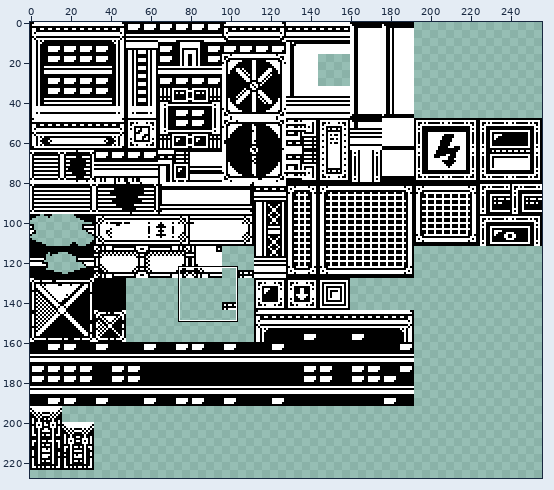
A sprite sheet gets an edit: Tilesets/tileset_001.png. The first picture is a wide view before the edit; the outline marks the close-up.
Close-up. Old version:
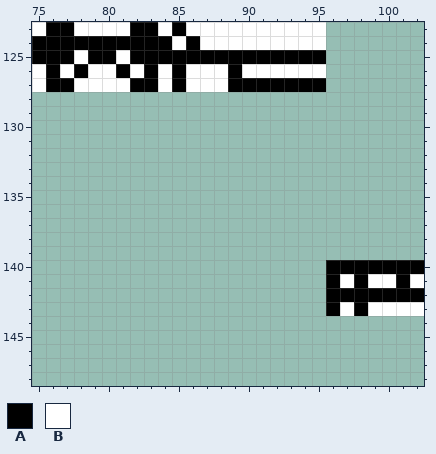
The file is 256x256 pixels. Shown: x 75..102, y 123..148. The wide view leaves out empty margins.
Palette (. is transparent): A #000000  B #ffffff
Pixels before, first column x 75:
123 BAABBBBAABABBBBBBBBBB.......
124 AAAAAAAAAABABBBBBBBBB.......
125 AAABAABAAAAAAAAAAAAAA.......
126 BABABBABABABBBABBBBBB.......
127 BAABBBBAABABBBAAAAAAA.......
128 ............................
129 ............................
130 ............................
131 ............................
132 ............................
133 ............................
134 ............................
135 ............................
136 ............................
137 ............................
138 ............................
139 ............................
140 .....................AAAAAAA
141 .....................ABABBAB
142 .....................AAAAAAA
143 .....................ABABBBB
The result:
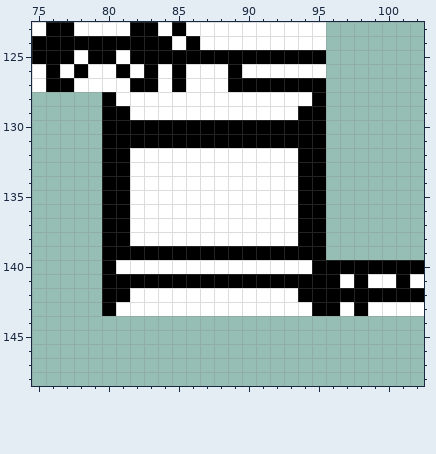
What changed:
Changed rows in their new state; - is an unchanged pixel.
first column x 80:
128 ABBBBBBBBBBBBBBA
129 AABBBBBBBBBBBBAA
130 AAAAAAAAAAAAAAAA
131 AAAAAAAAAAAAAAAA
132 AABBBBBBBBBBBBAA
133 AABBBBBBBBBBBBAA
134 AABBBBBBBBBBBBAA
135 AABBBBBBBBBBBBAA
136 AABBBBBBBBBBBBAA
137 AABBBBBBBBBBBBAA
138 AABBBBBBBBBBBBAA
139 AAAAAAAAAAAAAAAA
140 ABBBBBBBBBBBBBBA
141 AAAAAAAAAAAAAAAA
142 AABBBBBBBBBBBBAA
143 ABBBBBBBBBBBBBBA
Where, in picture pixels (left, top, right, bottom), the same in both close-ups:
added: (102, 92, 326, 316)
